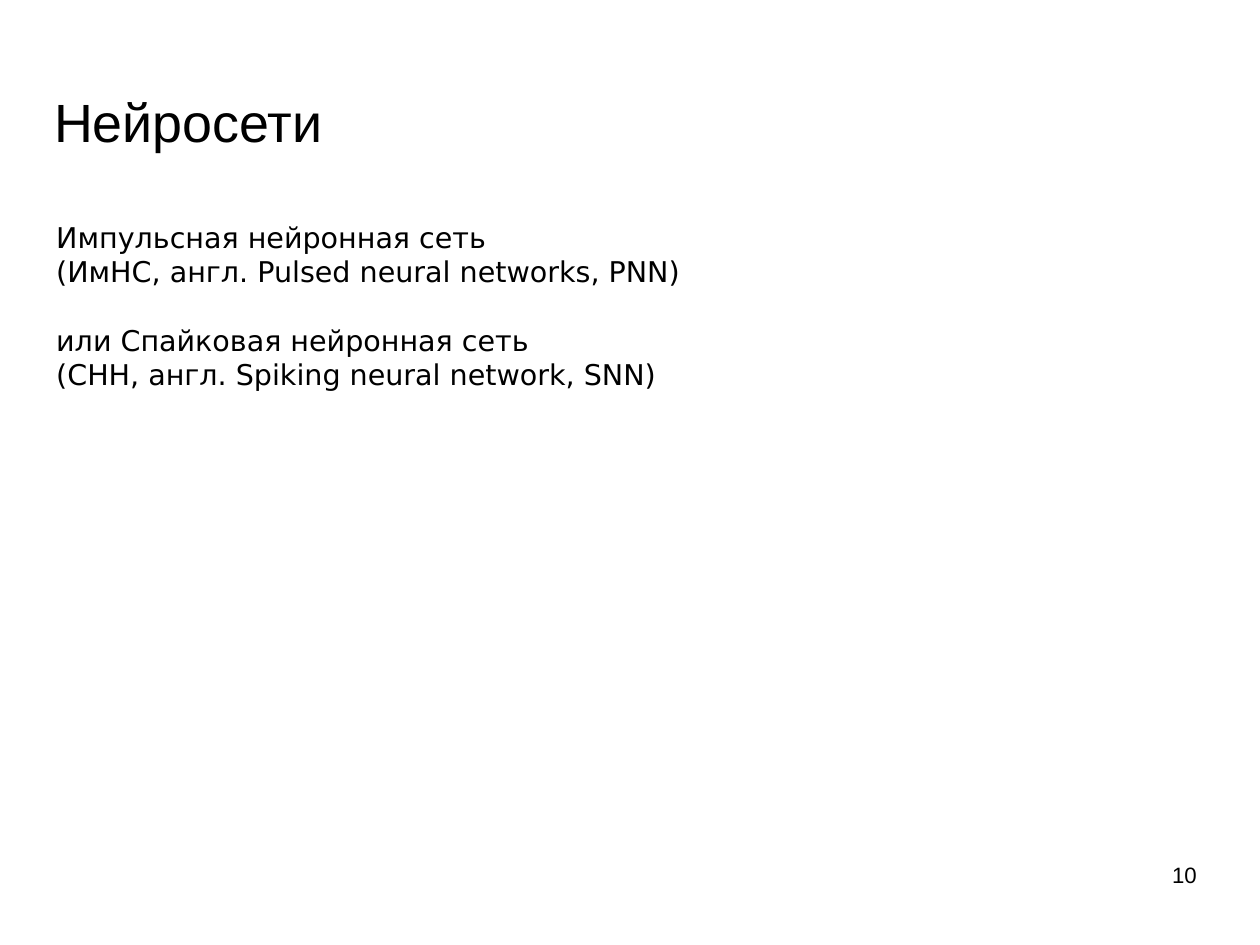
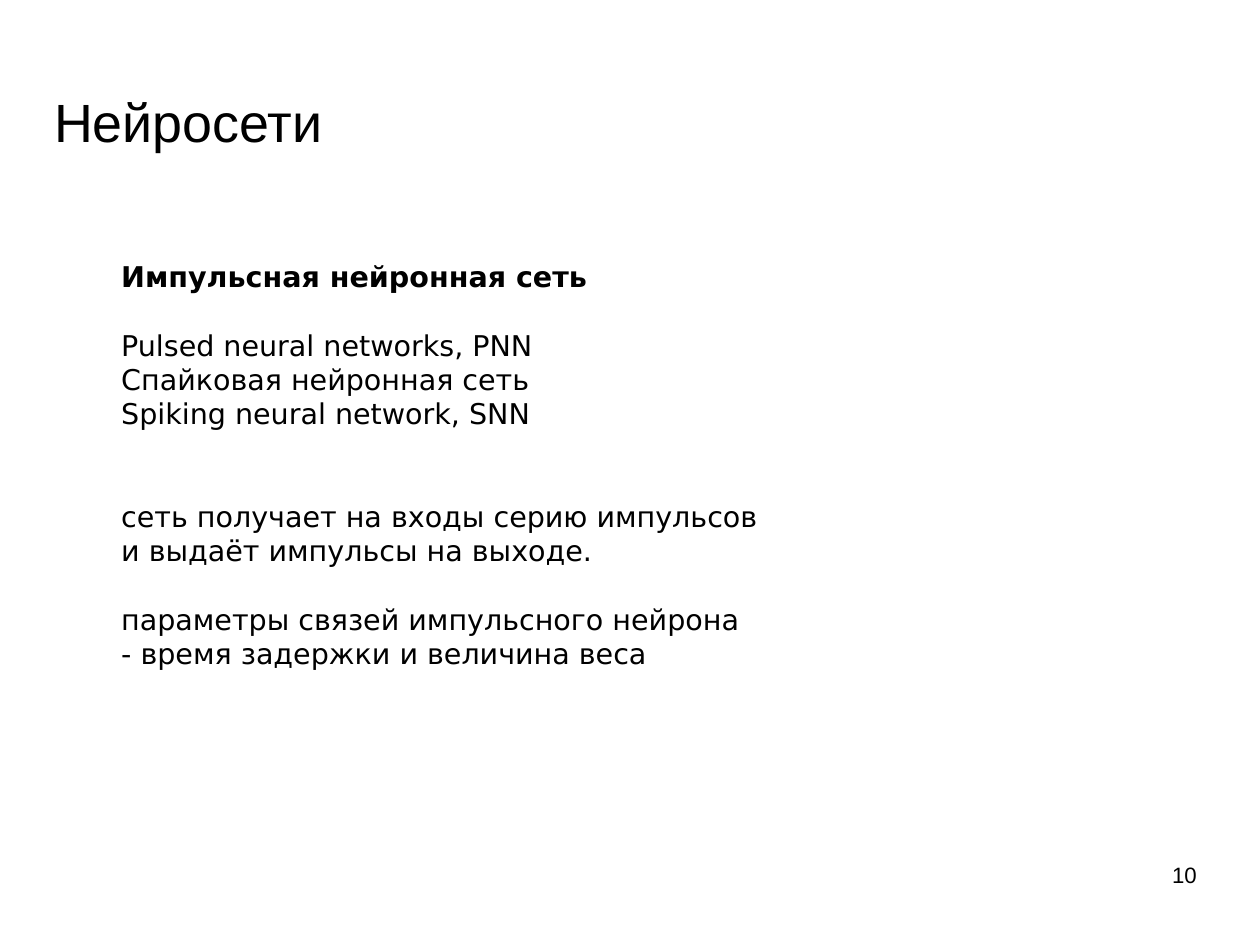
Before and after one commit to mechanoid5/ml_lectorium_legacy, a slide deck: slide 10 of 10-ann.odp. Drawn at 1260x945 pixels with LibreOffice and Linux fonts; fonts in the diff are those of the drawing; background and template pictures are left out. Boxes give left, top, right and bottom in pixels: in the first picture for what was removed or moved away, otherwise in the second. Text is boxed around its words. In the diff, an @@ line names an element or a change of style, - is before the commit and + after.

```diff
--- a/10-ann.odp
+++ b/10-ann.odp
@@ text "Импульсная нейронная сеть": place and size @@
-text "Импульсная нейронная сеть" at [56, 226, 680, 391]
+text "Импульсная нейронная сеть" at [121, 265, 758, 670]
@@ text at [121, 265, 587, 293]: bold on in "Импульсная нейронная сеть" @@
@@ text at [121, 334, 758, 670]: text changed @@
-(ИмНС, англ. Pulsed neural networks, PNN)
-или Спайковая нейронная сеть
-(СНН, англ. Spiking neural network, SNN)
+Pulsed neural networks, PNN
+Спайковая нейронная сеть
+Spiking neural network, SNN
+сеть получает на входы серию импульсов
+и выдаёт импульсы на выходе.
+параметры связей импульсного нейрона
+- время задержки и величина веса
```
Also in this commit, not shown: 1 slide removed.
